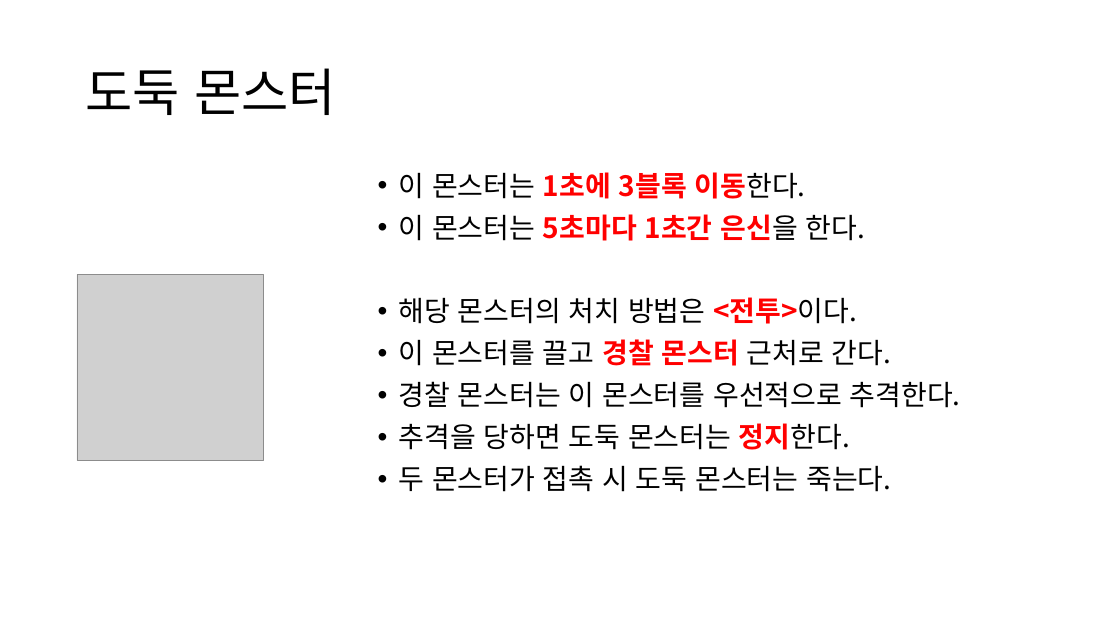
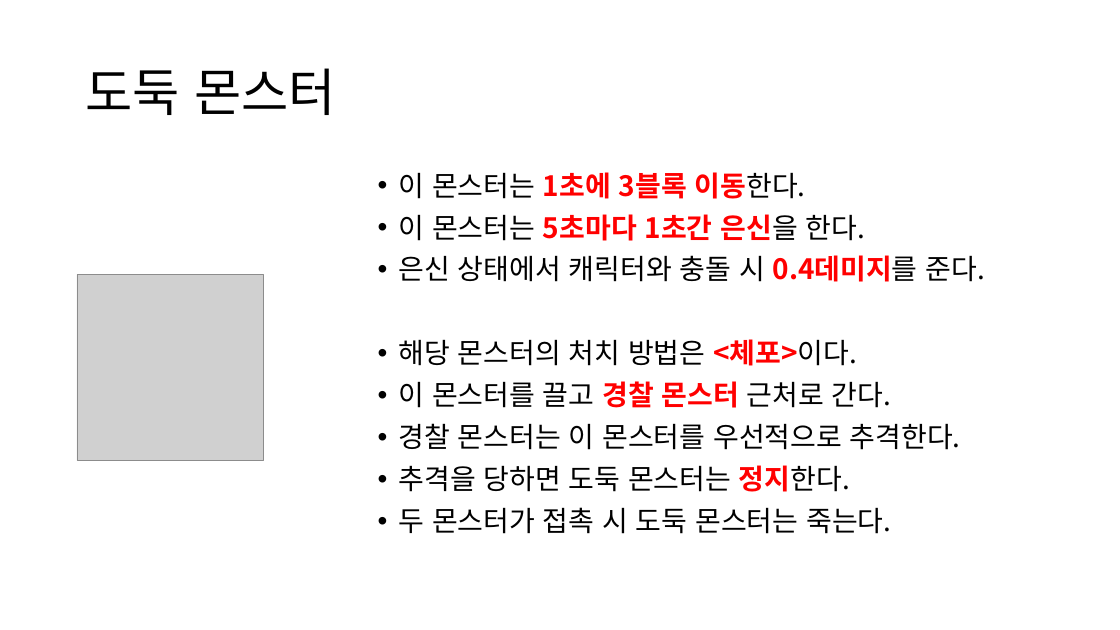
Before and after one commit to yimgunho/Witch_of_Time, a slide deck: slide 5 of 시간의 마녀_몬스터 기획.pptx. Drawn at 1120x630 pixels with LibreOffice and Linux fonts; fonts in the diff are those of the drawing; grey boxes stand for pictures. Boxes give left, top, right and bottom in pixels: in the first picture for what was removed or moved away, otherwise in the second. Text is boxed around its words. In the diff, an @@ line names an element or a change of style, - is before the commit and + after.

Commit message:
몬스터 기획 4

```diff
--- a/시간의 마녀_몬스터 기획.pptx
+++ b/시간의 마녀_몬스터 기획.pptx
@@ text at [399,255,985,366]: text changed @@
-• 해당 몬스터의 처치 방법은 <전투>이다.
+• 은신 상태에서 캐릭터와 충돌 시 0.4데미지를 준다.
+• 해당 몬스터의 처치 방법은 <체포>이다.
```
Also in this commit, not shown: 7 other slides changed.
